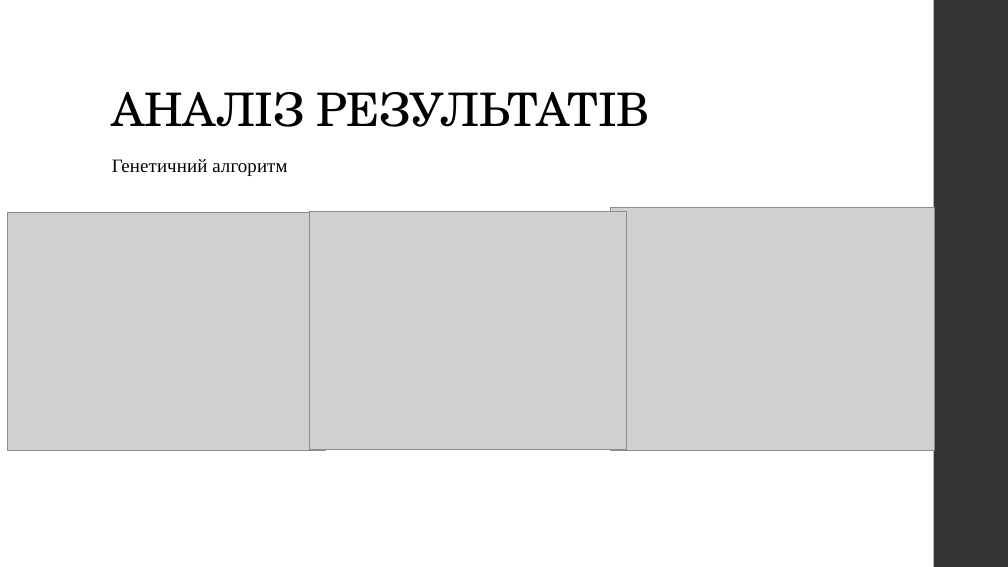
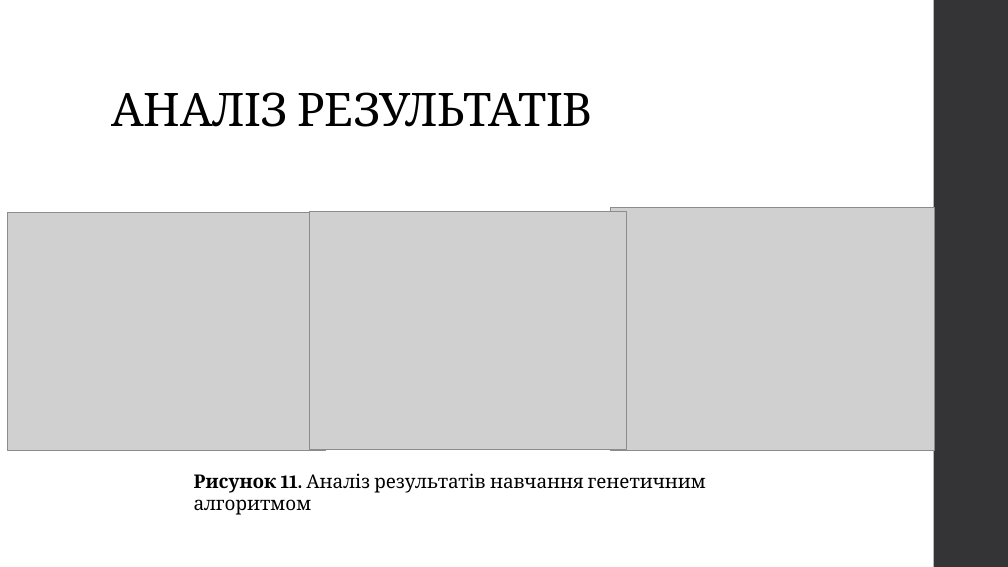
Before and after one commit to Romchyk-S/Thesis, a slide deck: slide 12 of Застосування методів машинного навчання для прогнозування елементів конструкцій-1.pptx. Drawn at 1008x567 pixels with LibreOffice and Linux fonts; fonts in the diff are those of the drawing; grey boxes stand for pictures. Boxes give left, top, right and bottom in pixels: in the first picture for what was removed or moved away, otherwise in the second. Text is boxed around its words. In the diff, an @@ line names an element or a change of style, - is before the commit and + after.

```diff
--- a/Застосування методів машинного навчання для прогнозування елементів конструкцій-1.pptx
+++ b/Застосування методів машинного навчання для прогнозування елементів конструкцій-1.pptx
@@ title "АНАЛІЗ РЕЗУЛЬТАТІВ" at [112,92,592,127]: font TeX Gyre Schola to Cambria @@
@@ text removed at [112,159,287,176] @@
-Генетичний алгоритм
@@ text added at [194,473,706,515], 18 pt, text #000000 @@
+Рисунок 11. Аналіз результатів навчання генетичним алгоритмом
```
Also in this commit, not shown: 13 other slides changed, 16 other files.
